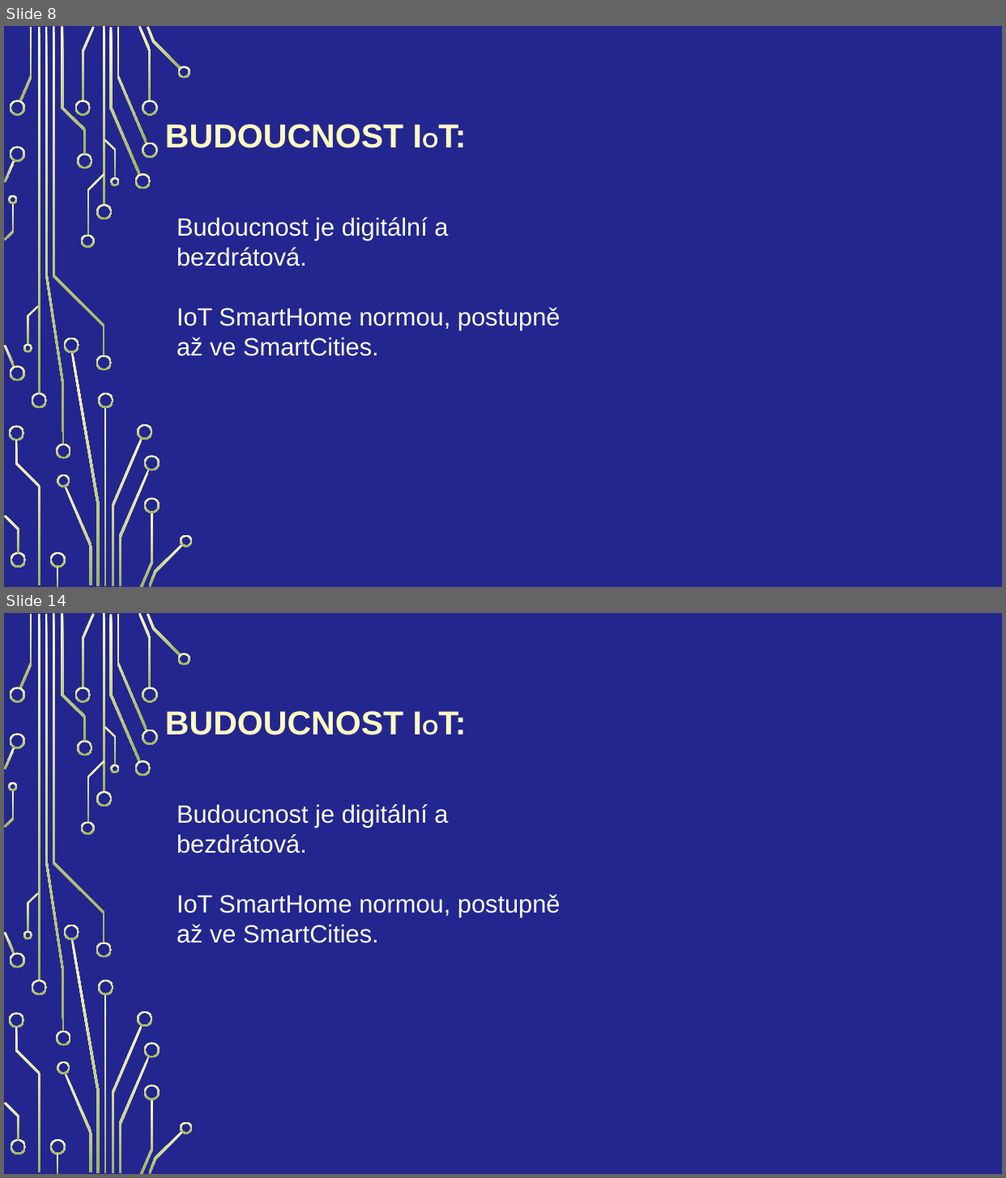
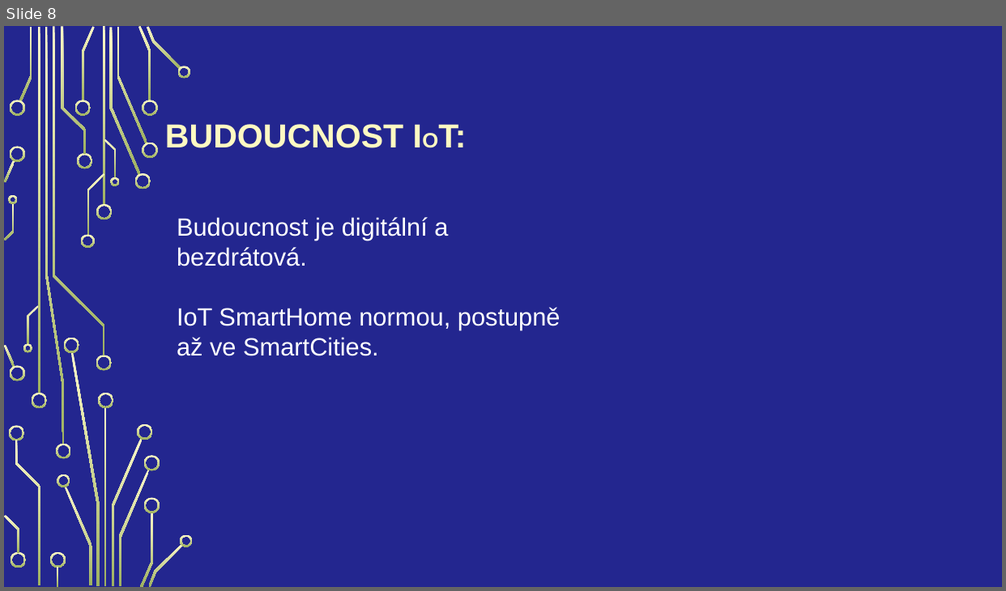
Before and after one commit to Vojta2809/Internet-v-c-a-chytr-m-sta, a slide deck: langsadl.pptx. Shown one above the other, each under a label of ours: slides 8 and 14 before the commit, slide 8 after it; the slides between them are not shown. The pictures are 1006x1178 and 1006x591 pixels, drawn with LibreOffice and Linux fonts; fonts in the diff are those of the drawing; background and template pictures are left out. Boxes give left, top, right and bottom in pixels: in the first picture for what was removed or moved away, otherwise in the second. Text is boxed around its words. In the diff, an @@ line names an element or a change of style, - is before the commit and + after.

```diff
--- a/langsadl.pptx
+++ b/langsadl.pptx
@@ slide 14 removed at (4, 613, 1002, 1174), background picture (left out); not listed: 54 template elements that a slide beside it also shows @@
@@ title removed at (165, 711, 403, 735) @@
-BUDOUCNOST IOT:
@@ text removed at (177, 804, 560, 943) @@
-Budoucnost je digitální a bezdrátová.
-IoT SmartHome normou, postupně až ve SmartCities.
```
Also in this commit, not shown: 10 slides changed, 3 slides added, 1 other slide removed.
